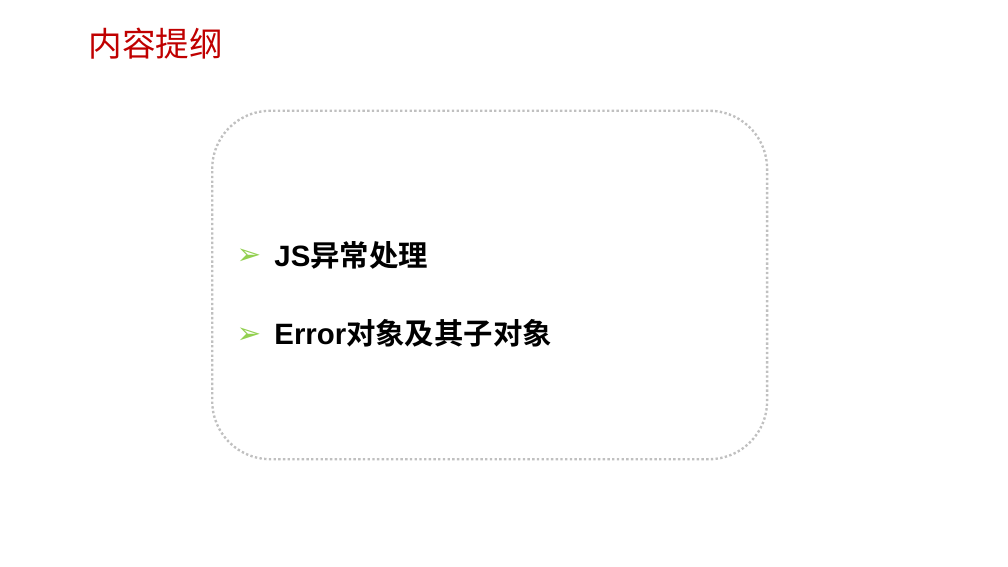
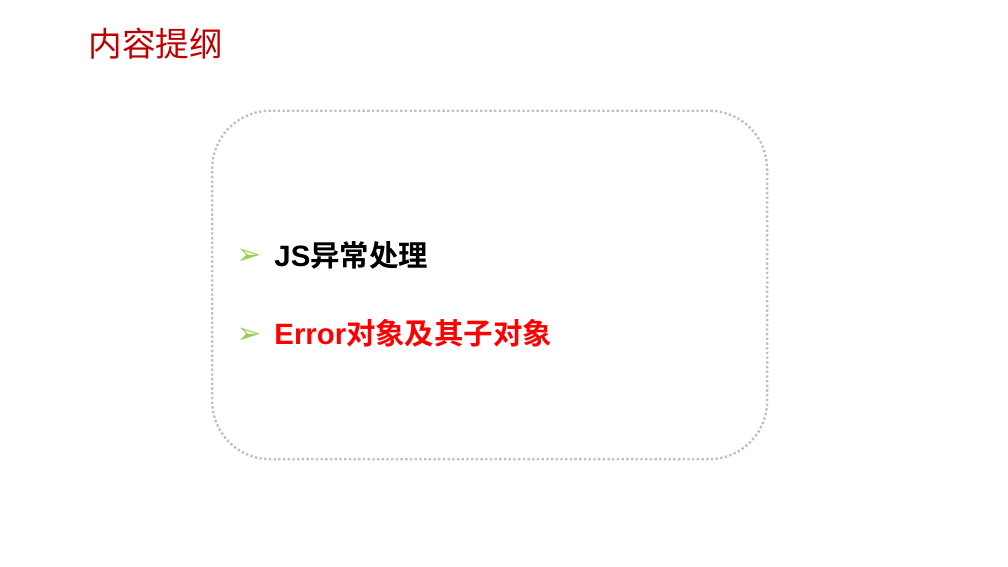
Before and after one commit to edu2act/course-javascript-advanced, a slide deck: slide 22 of 课程PPT/10.JavaScript标准内置对象-构造器（RegExp、Error）.pptx (slide 23 before the commit). Drawn at 1008x567 pixels with LibreOffice and Linux fonts; fonts in the diff are those of the drawing; background and template pictures are left out. Boxes give left, top, right and bottom in pixels: in the first picture for what was removed or moved away, otherwise in the second. Text is boxed around its words. In the diff, an @@ line names an element or a change of style, - is before the commit and + after.

```diff
--- a/课程PPT/10.JavaScript标准内置对象-构造器（RegExp、Error）.pptx
+++ b/课程PPT/10.JavaScript标准内置对象-构造器（RegExp、Error）.pptx
@@ text in rounded rectangle at <box>274,321,551,347</box>: text colour #000000 to #FF0000 in "Error对象及其子对象" @@
```
Also in this commit, not shown: 5 other slides changed, 2 slides added, 2 slides removed, 16 other files.
